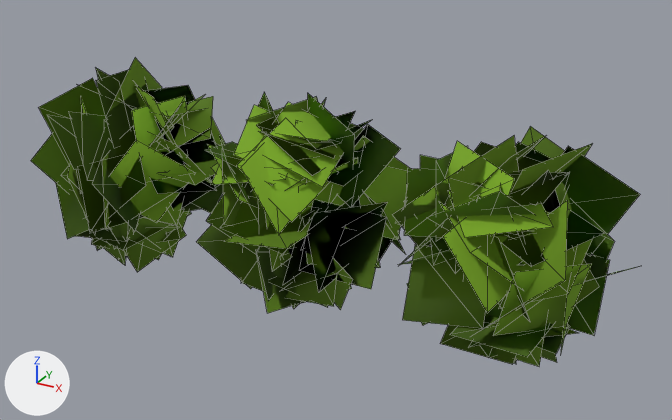
The glTF model public/models/bush.glb as it was, and as the next commit left it.
The view is the same before and after, from a 50 mm lens placed at (18.24, -20.43, 13.12), pointed at (6.82, 0.33, 2.74). Arrows for +X, +Y and +Z are at lower left; the lights stay in place. The picture after the commit comes second. Mesh edges are drawn as thin lines.

Names of what the first picture shows: 'BushA', 'BushB', 'BushC'.
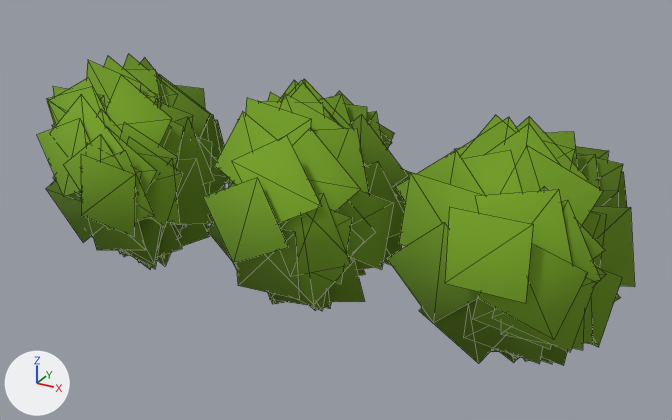
Changed parts and their boxes (x1, y1, x2, y2) in the pictures (672 x 420 px):
'BushC', reshaped
    before: (393, 126, 640, 366)
    after: (387, 115, 635, 365)
'BushB', reshaped
    before: (196, 92, 409, 313)
    after: (203, 79, 410, 311)
'BushA', reshaped
    before: (31, 58, 225, 272)
    after: (37, 54, 229, 269)

Diff of the bpy script that builds the scene:
```diff
--- a/public/models/bush.glb.py
+++ b/public/models/bush.glb.py
@@ me_mesh_0 @@
 # used by ob_busha; location = (0.0, 0.0, 0.0)
-me_mesh_0.from_pydata(...)  # 400 vertices, 200 faces; spans x -3.31..3.03, y -2.93..3.05, z -0.34..6.33
+me_mesh_0.from_pydata(...)  # 400 vertices, 200 faces; spans x -3.18..3.4, y -1.9..1.92, z -0.4..6.3
+# me_mesh_0 part 1: 400 of 400 vertices moved; they spanned x -3.31..3.03, y -2.93..3.05, z -0.34..6.33 and now span x -3.18..3.4, y -1.9..1.92, z -0.4..6.3; mean shift (0.01, -0.12, 0.14)
 me_mesh_0.materials.append(mat_foliage)
@@ me_mesh_1 @@
 # used by ob_bushb; location = (6.0, 0.0, 0.0)
-me_mesh_1.from_pydata(...)  # 400 vertices, 200 faces; spans x -3.15..2.97, y -2.83..2.99, z -0.17..6.14
+me_mesh_1.from_pydata(...)  # 400 vertices, 200 faces; spans x -2.99..3.27, y -1.86..1.68, z -0.29..6.41
+# me_mesh_1 part 2: 400 of 400 vertices moved; they spanned x -3.15..2.97, y -2.83..2.99, z -0.17..6.14 and now span x -2.99..3.27, y -1.86..1.68, z -0.29..6.41; mean shift (0.12, -0.06, 0.06)
 me_mesh_1.materials.append(mat_foliage)
@@ me_mesh_2 @@
 # used by ob_bushc; location = (12.0, 0.0, 0.0)
-me_mesh_2.from_pydata(...)  # 400 vertices, 200 faces; spans x -2.96..3.02, y -3.18..2.93, z -0.31..5.97
+me_mesh_2.from_pydata(...)  # 400 vertices, 200 faces; spans x -2.91..3.05, y -1.91..1.86, z -0.3..6.38
+# me_mesh_2 part 3: 400 of 400 vertices moved; they spanned x -2.96..3.02, y -3.18..2.93, z -0.31..5.97 and now span x -2.91..3.05, y -1.91..1.86, z -0.3..6.38; mean shift (0.19, 0.07, -0.03)
 me_mesh_2.materials.append(mat_foliage)
```
